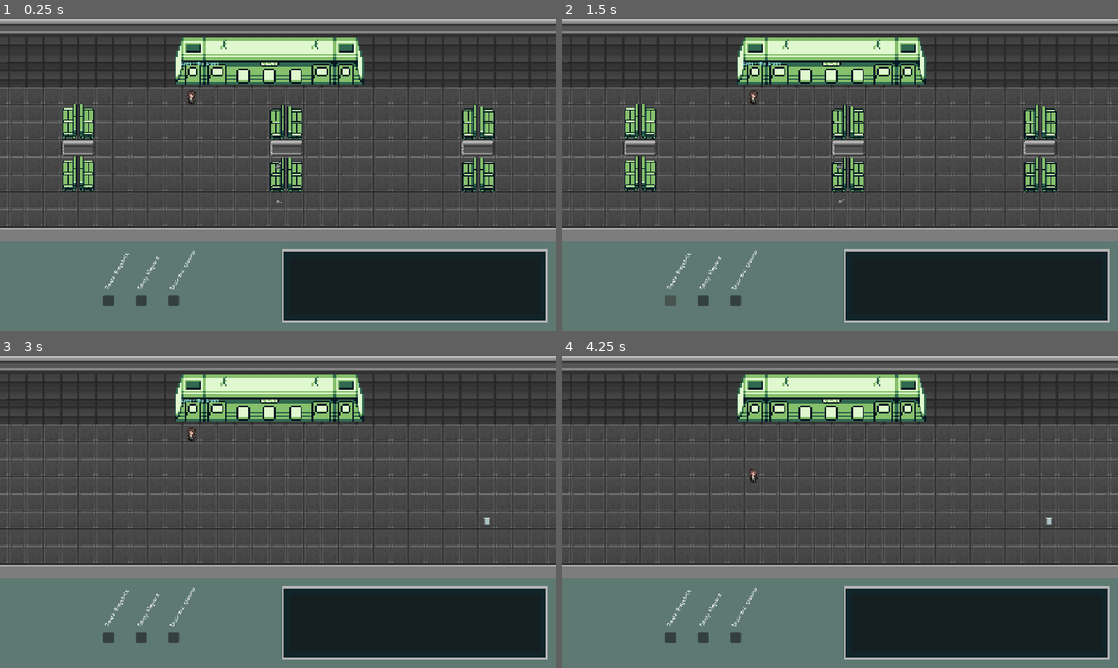
Above: before the commit, frames 1-4 (two rows, left to right).
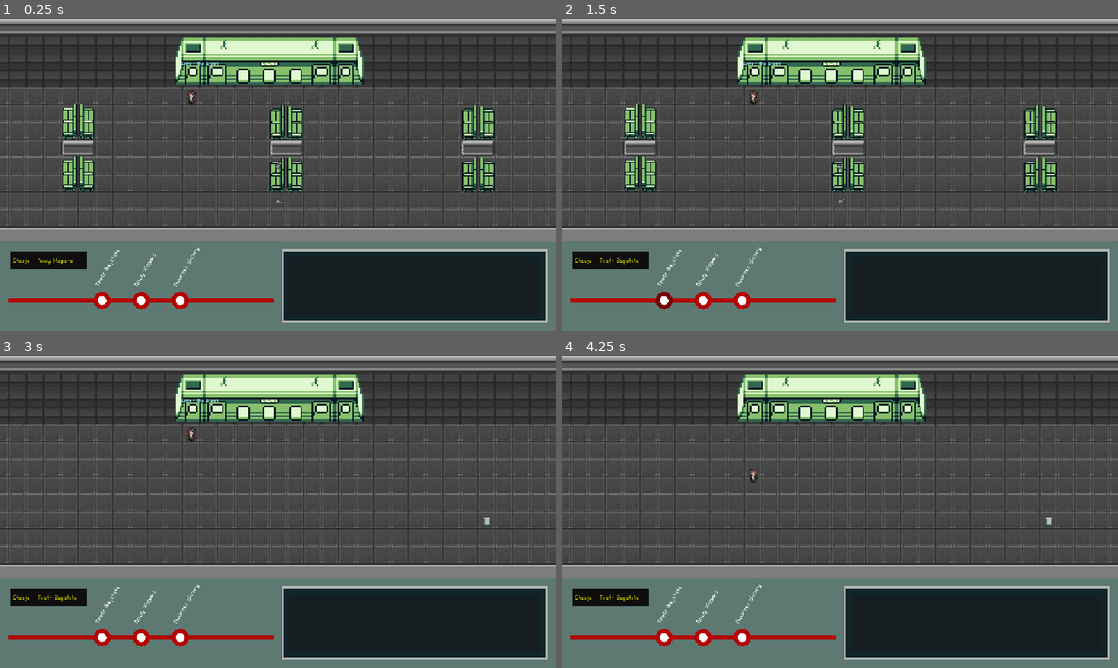
Above: after the commit, the same moments.

Repository: AlbertPec/TGK-2026
Game: Godot game, scene res://van_buren.tscn
The game is run twice, just before and just after one commit, with the same random seed, the same clock (stepped at 60 frames per second) and the same inputs.
Inputs (mouse positions are in pixels of both pictures, inside the frame that each line leads up to):
- Up to frame 1 (0.25 s): no input
- Up to frame 2 (1.5 s): click (667, 299) at 0.52 s; click (667, 299) at 1.27 s
- Up to frame 3 (3 s): click (105, 636) at 2.02 s; tap Enter at 2.75 s; move the mouse to (400, 495) at 2.77 s; hold E (interact) from 2.78 s (still down)
- Up to frame 4 (4.25 s): tap Space at 3.5 s; move the mouse to (728, 527) at 3.52 s; release E (interact) at 3.53 s; click (728, 527) at 3.6 s

The runs differ from the first frame. In frame 1, 1.9% of the frame differs, in the area x 1-50%, y 73-94%; in frame 2, 1.9%; in frame 3, 1.9%; in frame 4, 1.9%.

Commit message:
improved station map ui; added current station sign

Diff:
--- a/UI/station_map/station_map.gd
+++ b/UI/station_map/station_map.gd
@@ -1,9 +1,21 @@
 extends Control
+
+@onready var CurrentStationLabel = $MarginContainer/Panel/MarginContainer/CurrentStationLabel
 
 signal station_chosen(station_id)
 
+var station_id_to_name = { # maps id from ui signal to name of station
+	"TeatrBagatela":"Teatr Bagatela",
+	"DworzecGlowny":"Dworzec Główny",
+	"NowyKleparz":"Nowy Kleparz",
+}
+
 func _on_station_selected(station_id):
 	emit_signal("station_chosen", station_id)
+	_change_current_station_label(station_id_to_name[station_id])
+
+func _change_current_station_label(name):
+	CurrentStationLabel.text = "Stacja - " + name
 
 func _ready() -> void:
 	for station in $StationsContainer.get_children():
--- a/UI/station_map/station_map.tscn
+++ b/UI/station_map/station_map.tscn
@@ -3,11 +3,42 @@
 [ext_resource type="Script" uid="uid://b38yuohhkul3n" path="res://UI/station_map/station_map.gd" id="1_w4lhw"]
 [ext_resource type="Script" uid="uid://bnw4b84r6cyx0" path="res://UI/station_map/station_map_point.gd" id="2_lrtcn"]
 [ext_resource type="FontFile" uid="uid://r6us10gkmxef" path="res://fonts/m5x7.ttf" id="3_lrtcn"]
+[ext_resource type="Texture2D" uid="uid://c56yjegbdfrmo" path="res://UI_assets/buttons_states.png" id="4_f4rj7"]
+
+[sub_resource type="AtlasTexture" id="AtlasTexture_eyhy7"]
+atlas = ExtResource("4_f4rj7")
+region = Rect2(56, 56, 401, 401)
+
+[sub_resource type="AtlasTexture" id="AtlasTexture_j6r2v"]
+atlas = ExtResource("4_f4rj7")
+region = Rect2(568, 56, 401, 401)
+
+[sub_resource type="AtlasTexture" id="AtlasTexture_ne1t6"]
+atlas = ExtResource("4_f4rj7")
+region = Rect2(1080, 61, 401, 401)
+
+[sub_resource type="Theme" id="Theme_f4rj7"]
+
+[sub_resource type="StyleBoxFlat" id="StyleBoxFlat_eyhy7"]
+bg_color = Color(0.05457376, 0.05457379, 0.054573722, 1)
 
 [node name="StationMap" type="Control" unique_id=706833493]
 layout_mode = 3
 anchors_preset = 0
 script = ExtResource("1_w4lhw")
+
+[node name="StationMapLine" type="ColorRect" parent="." unique_id=1698163544]
+custom_minimum_size = Vector2(0, 6)
+layout_mode = 1
+anchors_preset = 14
+anchor_top = 0.5
+anchor_right = 1.0
+anchor_bottom = 0.5
+offset_top = 22.0
+offset_bottom = 30.0
+grow_horizontal = 2
+grow_vertical = 2
+color = Color(0.7058824, 0, 0, 1)
 
 [node name="StationsContainer" type="HBoxContainer" parent="." unique_id=2119540842]
 layout_mode = 1
@@ -48,9 +79,14 @@
 theme_override_fonts/font = ExtResource("3_lrtcn")
 text = "Teatr Bagatela"
 
-[node name="Button" type="Button" parent="StationsContainer/TeatrBagatela" unique_id=1018881851]
-custom_minimum_size = Vector2(20, 20)
+[node name="Button" type="TextureButton" parent="StationsContainer/TeatrBagatela" unique_id=526861236]
+custom_minimum_size = Vector2(32, 32)
 layout_mode = 2
+texture_normal = SubResource("AtlasTexture_eyhy7")
+texture_pressed = SubResource("AtlasTexture_j6r2v")
+texture_hover = SubResource("AtlasTexture_ne1t6")
+ignore_texture_size = true
+stretch_mode = 0
 
 [node name="NowyKleparz" type="VBoxContainer" parent="StationsContainer" unique_id=1043353745]
 layout_mode = 2
@@ -75,9 +111,14 @@
 theme_override_fonts/font = ExtResource("3_lrtcn")
 text = "Nowy Kleparz"
 
-[node name="Button" type="Button" parent="StationsContainer/NowyKleparz" unique_id=2032664132]
-custom_minimum_size = Vector2(20, 20)
+[node name="Button" type="TextureButton" parent="StationsContainer/NowyKleparz" unique_id=468810582]
+custom_minimum_size = Vector2(32, 32)
 layout_mode = 2
+texture_normal = SubResource("AtlasTexture_eyhy7")
+texture_pressed = SubResource("AtlasTexture_j6r2v")
+texture_hover = SubResource("AtlasTexture_ne1t6")
+ignore_texture_size = true
+stretch_mode = 0
 
 [node name="DworzecGlowny" type="VBoxContainer" parent="StationsContainer" unique_id=96814956]
 layout_mode = 2
@@ -102,6 +143,46 @@
 theme_override_fonts/font = ExtResource("3_lrtcn")
 text = "Dworzec glowny"
 
-[node name="Button" type="Button" parent="StationsContainer/DworzecGlowny" unique_id=796106267]
-custom_minimum_size = Vector2(20, 20)
+[node name="Button" type="TextureButton" parent="StationsContainer/DworzecGlowny" unique_id=434294573]
+custom_minimum_size = Vector2(32, 32)
 layout_mode = 2
+texture_normal = SubResource("AtlasTexture_eyhy7")
+texture_pressed = SubResource("AtlasTexture_j6r2v")
+texture_hover = SubResource("AtlasTexture_ne1t6")
+ignore_texture_size = true
+stretch_mode = 0
+
+[node name="MarginContainer" type="MarginContainer" parent="." unique_id=1339047535]
+custom_minimum_size = Vector2(150, 14)
+layout_mode = 1
+offset_right = 40.0
+offset_bottom = 40.0
+theme_override_constants/margin_left = 4
+theme_override_constants/margin_top = 4
+theme_override_constants/margin_right = 4
+theme_override_constants/margin_bottom = 4
+
+[node name="Panel" type="Panel" parent="MarginContainer" unique_id=54266258]
+layout_mode = 2
+theme = SubResource("Theme_f4rj7")
+theme_override_styles/panel = SubResource("StyleBoxFlat_eyhy7")
+
+[node name="MarginContainer" type="MarginContainer" parent="MarginContainer/Panel" unique_id=501423367]
+layout_mode = 1
+anchors_preset = 15
+anchor_right = 1.0
+anchor_bottom = 1.0
+grow_horizontal = 2
+grow_vertical = 2
+theme_override_constants/margin_left = 6
+theme_override_constants/margin_top = 6
+theme_override_constants/margin_right = 6
+theme_override_constants/margin_bottom = 6
+
+[node name="CurrentStationLabel" type="Label" parent="MarginContainer/Panel/MarginContainer" unique_id=36207066]
+layout_mode = 2
+size_flags_horizontal = 0
+theme_override_colors/font_color = Color(0.85800105, 0.8545566, 0, 1)
+theme_override_fonts/font = ExtResource("3_lrtcn")
+theme_override_font_sizes/font_size = 15
+text = "Stacja - Nowy Kleparz"
Binary file added: UI_assets/buttons_states.png
Binary file added: UI_assets/station_point.png
